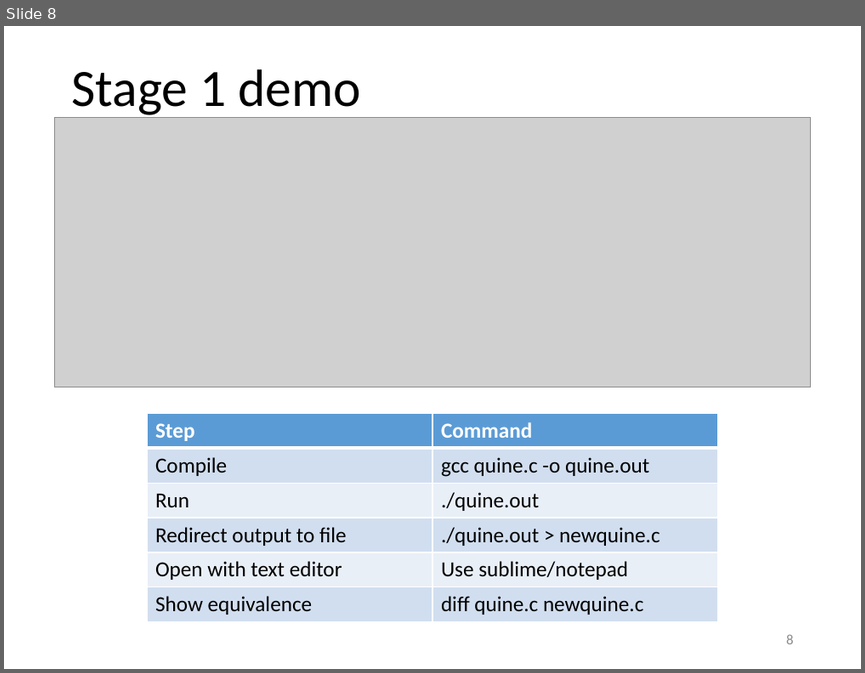
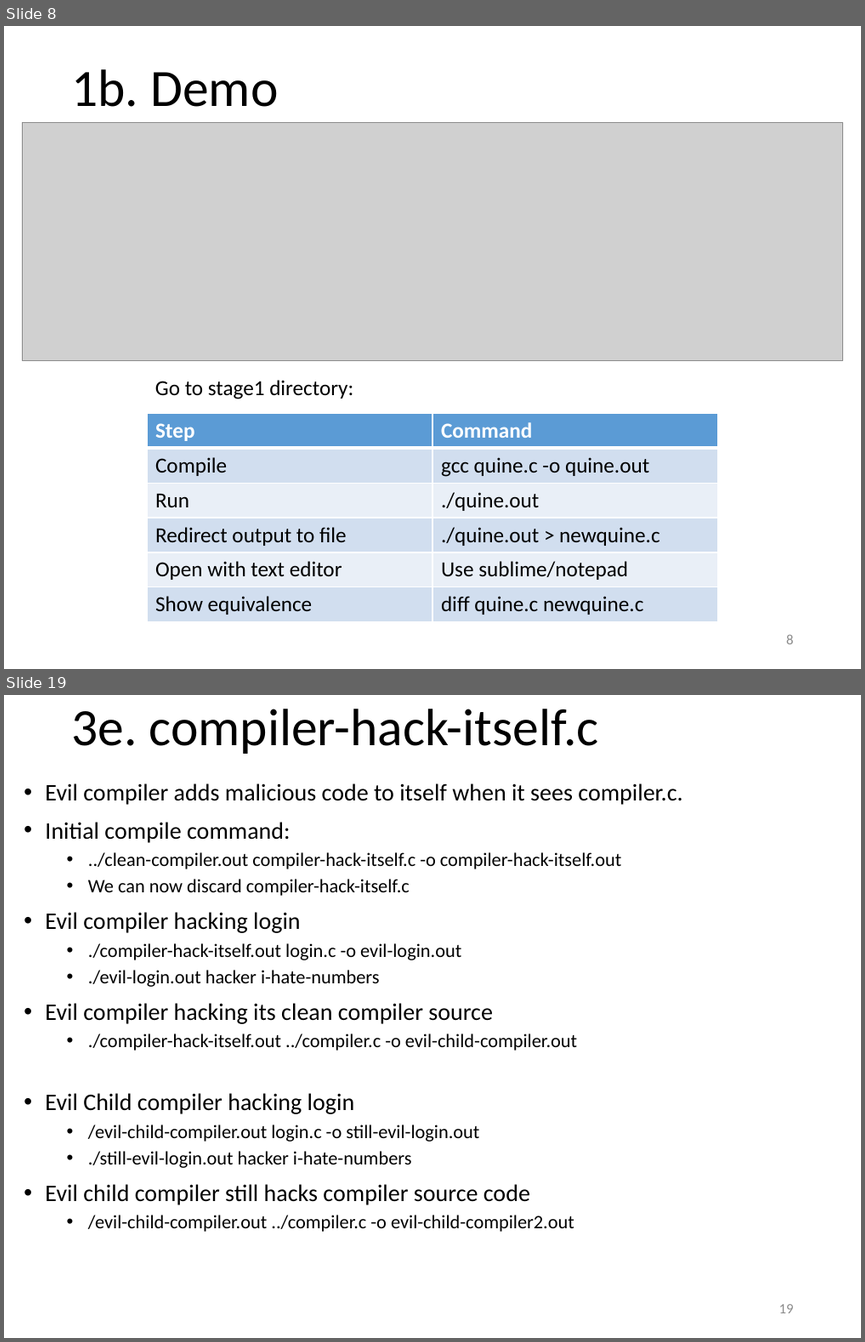
Before and after one commit to yeokm1/reflections-on-trusting-trust, a slide deck: reflections-of-reflecting-trust-slides.pptx. Shown one above the other, each under a label of ours: slide 8 before the commit, slides 8 and 19 after it; the slides between them are not shown. The pictures are 865x673 and 865x1342 pixels, drawn with LibreOffice and Linux fonts; fonts in the diff are those of the drawing; grey boxes stand for pictures. Boxes give left, top, right and bottom in pixels: in the first picture for what was removed or moved away, otherwise in the second. Text is boxed around its words. In the diff, an @@ line names an element or a change of style, - is before the commit and + after.

```diff
--- a/reflections-of-reflecting-trust-slides.pptx
+++ b/reflections-of-reflecting-trust-slides.pptx
@@ slide 19 added at (4, 695, 861, 1338), background #FFFFFF @@
@@ title added at (71, 709, 599, 754), 44 pt, text #000000 @@
+3e. compiler-hack-itself.c
@@ text added at (45, 783, 682, 1231), 16 pt, text #000000 @@
+• Evil compiler adds malicious code to itself when it sees compiler.c.
+• Initial compile command:
+  • ../clean-compiler.out compiler-hack-itself.c -o compiler-hack-itself.out
+  • We can now discard compiler-hack-itself.c
+• Evil compiler hacking login
+  • ./compiler-hack-itself.out login.c -o evil-login.out
+  • ./evil-login.out hacker i-hate-numbers
+• Evil compiler hacking its clean compiler source
+  • ./compiler-hack-itself.out ../compiler.c -o evil-child-compiler.out
+• Evil Child compiler hacking login
+  • /evil-child-compiler.out login.c -o still-evil-login.out
+  • ./still-evil-login.out hacker i-hate-numbers
+• Evil child compiler still hacks compiler source code
+  • /evil-child-compiler.out ../compiler.c -o evil-child-compiler2.out
@@ page number added at (779, 1304, 794, 1313), 12 pt, text #8C8C8C @@
+19
@@ slide 8 changed as well @@
@@ title at (71, 69, 278, 107): text changed @@
-Stage 1 demo
+1b. Demo
@@ picture: place and size @@
-picture at (54, 118, 812, 386)
+picture at (23, 122, 843, 360)
@@ text added at (155, 380, 353, 399), 18 pt, text #000000 @@
+Go to stage1 directory:
```
Also in this commit, not shown: 4 other slides changed, 17 other slides added.
